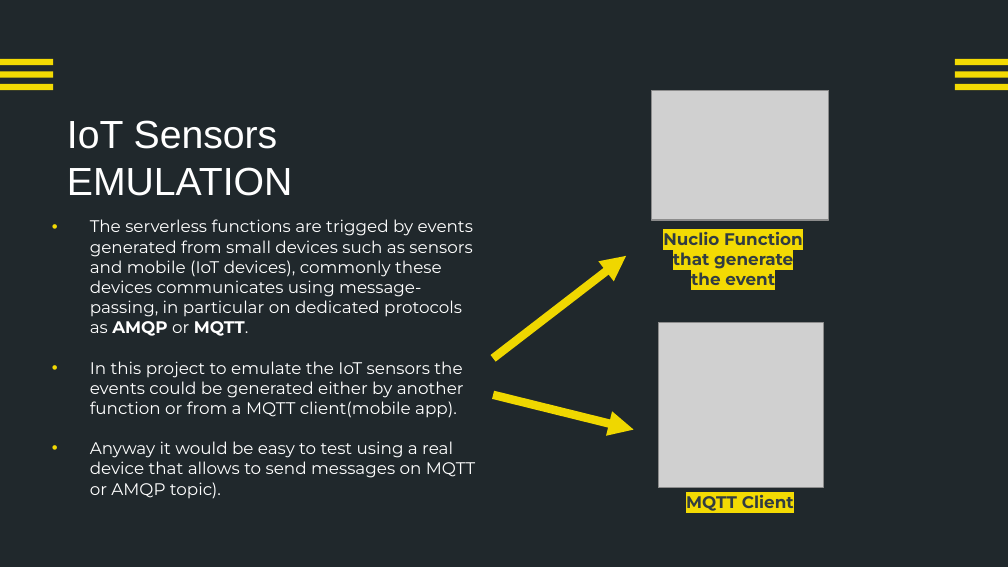
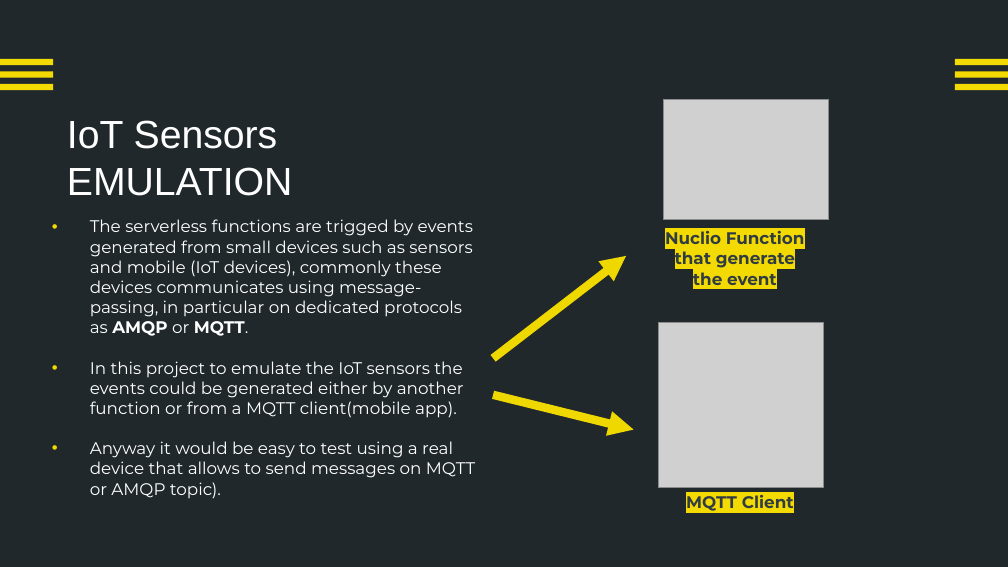
Before and after one commit to nicolaDeCristofaro/Serverless_Project, a slide deck: slide 10 of presentation/Hotel_Service_Management_presentation.pptx. Drawn at 1008x567 pixels with LibreOffice and Linux fonts; fonts in the diff are those of the drawing; grey boxes stand for pictures. Boxes give left, top, right and bottom in pixels: in the first picture for what was removed or moved away, otherwise in the second. Text is boxed around its words. In the diff, an @@ line names an element or a change of style, - is before the commit and + after.

```diff
--- a/presentation/Hotel_Service_Management_presentation.pptx
+++ b/presentation/Hotel_Service_Management_presentation.pptx
@@ picture: place and size @@
-picture at bbox=[651, 91, 829, 221]
+picture at bbox=[664, 100, 830, 221]
@@ text "Nuclio Function that generate the ..." at bbox=[665, 231, 805, 285]: vertical alignment middle to top @@
```
Also in this commit, not shown: 2 other slides changed, 1 other file.
